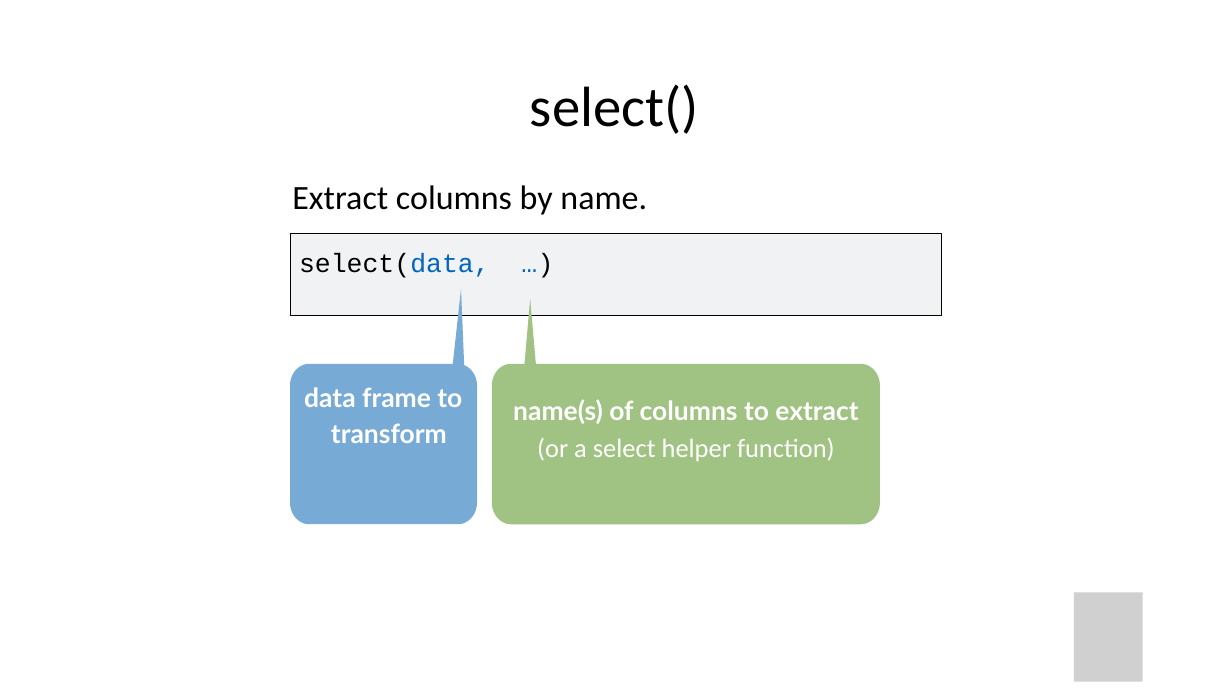
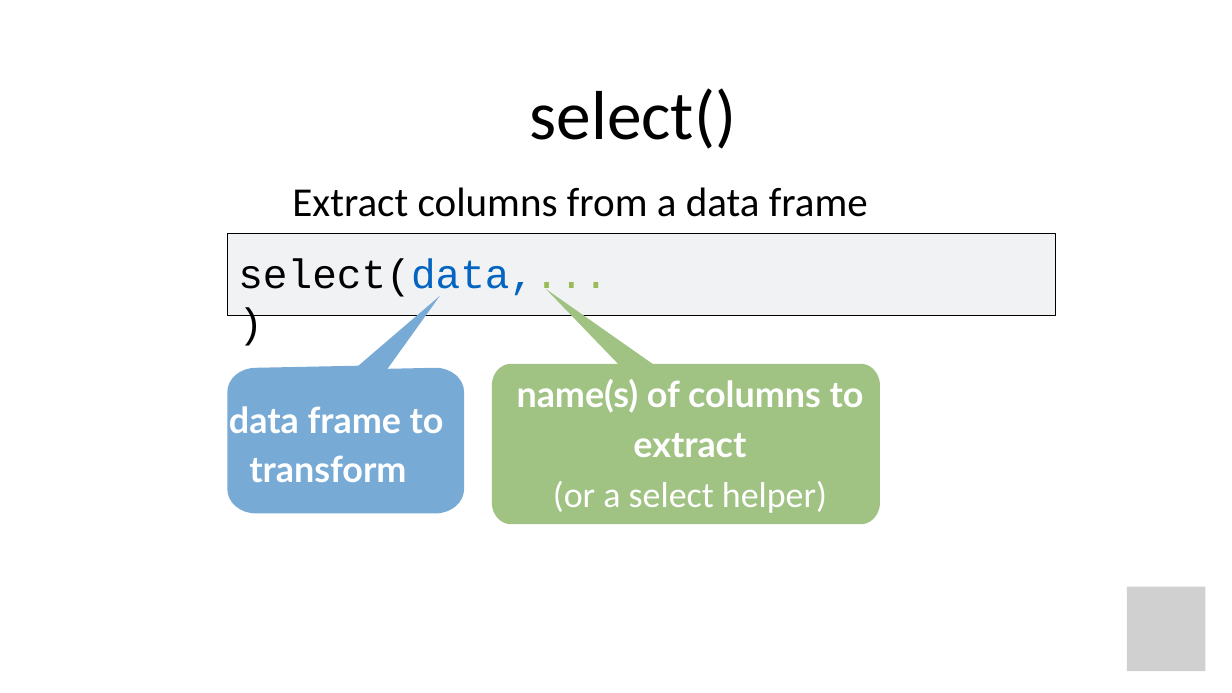
Before and after one commit to amromeo/api_r2020, a slide deck: slide 14 of 03 - Transform.pptx. Drawn at 1232x693 pixels with LibreOffice and Linux fonts; fonts in the diff are those of the drawing; grey boxes stand for pictures. Boxes give left, top, right and bottom in pixels: in the first picture for what was removed or moved away, otherwise in the second. Text is boxed around its words. In the diff, an @@ line names an element or a change of style, - is before the commit and + after.

Commit message:
select changes

```diff
--- a/03 - Transform.pptx
+++ b/03 - Transform.pptx
@@ title "select()" at (x1=530, y1=88, x2=736, y2=149): size 44.2 to 54 pt @@
@@ text at (x1=292, y1=187, x2=868, y2=217): text changed; size 26.5 to 32 pt @@
-Extract columns by name.
-select(data, …)
+Extract columns from a data frame
@@ freeform shape resized from (x1=290, y1=234, x2=942, y2=315) to (x1=227, y1=234, x2=1055, y2=315) @@
@@ freeform shape resized from (x1=290, y1=234, x2=942, y2=315) to (x1=227, y1=234, x2=1055, y2=315) @@
@@ text added at (x1=238, y1=258, x2=608, y2=299), 32 pt, text #000000 @@
+select(data,... )
@@ freeform shape resized from (x1=290, y1=289, x2=477, y2=525) to (x1=227, y1=296, x2=464, y2=514) @@
@@ freeform shape resized from (x1=492, y1=299, x2=880, y2=524) to (x1=492, y1=289, x2=880, y2=525) @@
@@ text "name(s) of columns to extract" moved from (x1=513, y1=399, x2=858, y2=461) to (x1=517, y1=379, x2=864, y2=513) @@
@@ text at (x1=517, y1=379, x2=864, y2=457): size 20.6 to 28 pt in "name(s) of columns to extract" @@
@@ text added at (x1=229, y1=406, x2=444, y2=482), 28 pt, text #FFFFFF, bold @@
+data frame to transform
@@ text at (x1=553, y1=481, x2=827, y2=513): text changed; size 20.6 to 28 pt @@
-(or a select helper function)
+(or a select helper) function)
@@ picture resized from (x1=1074, y1=592, x2=1142, y2=682) to (x1=1128, y1=587, x2=1206, y2=671) @@
```
Also in this commit, not shown: 24 other slides changed, 1 slide added, 1 other file.
